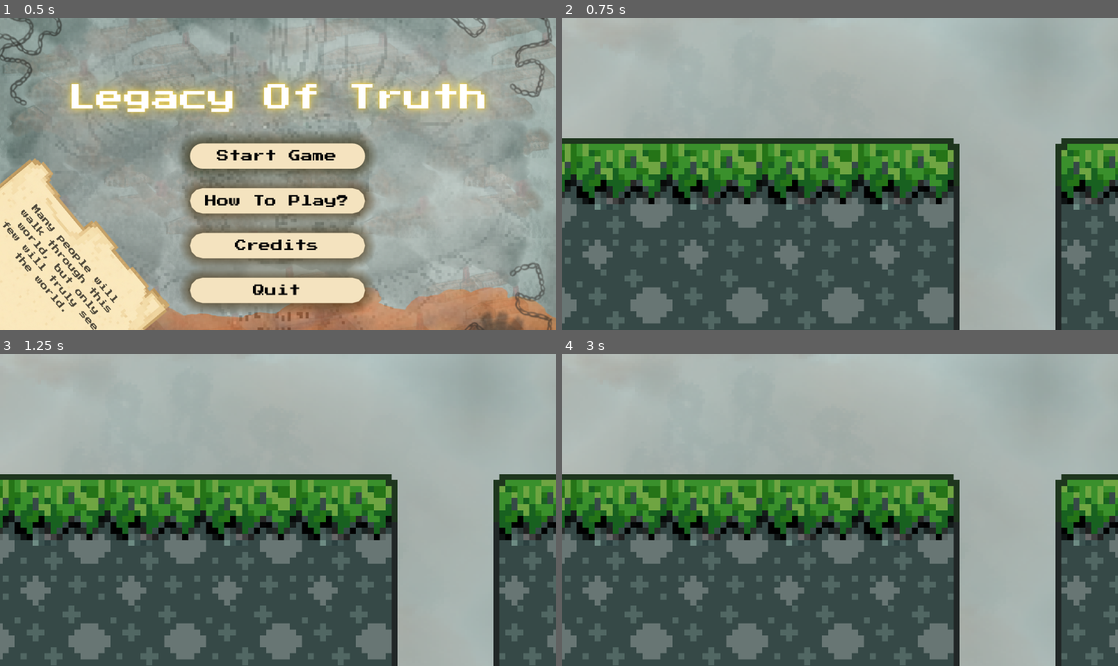
Above: before the commit, frames 1-4 (two rows, left to right).
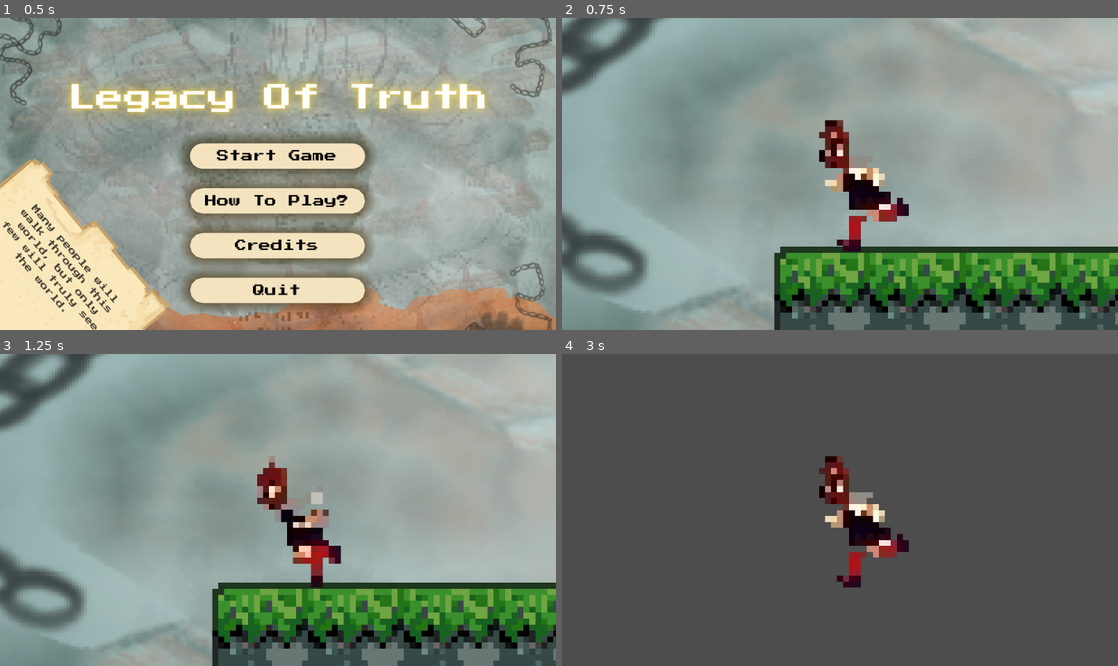
Above: after the commit, the same moments.

Repository: Anya-Gupta2025/legacy_of_truth_game
Game: Godot game, scene res://main_menu/main_menu.tscn
The game is run twice, just before and just after one commit, with the same random seed, the same clock (stepped at 60 frames per second) and the same inputs.
Inputs:
- Up to frame 1 (0.5 s): no input
- Up to frame 2 (0.75 s): click "Start Game" at 0.5 s
- Up to frame 3 (1.25 s): no input
- Up to frame 4 (3 s): tap Enter (ui_accept) at 1.25, 1.52, 2.27 s; hold Right (ui_right) 1.28-2.78 s; hold Left (ui_left) from 2.78 s (still down)

Frame 1 is identical in both runs. In frame 2, 72% of the frame differs, in the area x 0-100%, y 0-100%; in frame 3, 72%; in frame 4, 75%.

Commit message:
Added player + attach camera

Diff:
--- a/legacy-of-truth/scene/player.tscn
+++ b/legacy-of-truth/scene/player.tscn
@@ -85,5 +85,6 @@
 autoplay = "idle_right"
 
 [node name="CollisionShape2D" type="CollisionShape2D" parent="." unique_id=1740917695]
-position = Vector2(0, -10)
+position = Vector2(0, -10.000001)
+scale = Vector2(1, 1.8399997)
 shape = SubResource("CircleShape2D_3owqy")
--- a/legacy-of-truth/the_tomb_level_one/level_one_the_tomb.tscn
+++ b/legacy-of-truth/the_tomb_level_one/level_one_the_tomb.tscn
@@ -2,6 +2,7 @@
 
 [ext_resource type="Texture2D" uid="uid://cgqhkswfg3pvh" path="res://the_tomb_level_one/the_tomb_bg.png" id="1_mt2kb"]
 [ext_resource type="Texture2D" uid="uid://ykoa4qppmu0k" path="res://the_tomb_level_one/the_tomb_tilemap (1).png" id="2_851cf"]
+[ext_resource type="PackedScene" uid="uid://cicx6muggugcy" path="res://scene/player.tscn" id="3_wk5gg"]
 
 [sub_resource type="StyleBoxTexture" id="StyleBoxTexture_yb5dr"]
 texture = ExtResource("1_mt2kb")
@@ -71,10 +72,13 @@
 offset_bottom = 648.0
 theme_override_styles/panel = SubResource("StyleBoxTexture_yb5dr")
 
-[node name="Camera2D" type="Camera2D" parent="." unique_id=1621228886]
-position = Vector2(188, 198)
-zoom = Vector2(4, 4)
-
 [node name="TileMapLayer" type="TileMapLayer" parent="." unique_id=1336889470]
 tile_map_data = PackedByteArray("AAAFAAwAAAAAAAAAAAAGAAwAAAABAAAAAAAHAAwAAAABAAAAAAAIAAwAAAABAAAAAAAJAAwAAAABAAAAAAAKAA …(496 unchanged characters)…
 tile_set = SubResource("TileSet_yb5dr")
+
+[node name="Player" parent="." unique_id=26407888 instance=ExtResource("3_wk5gg")]
+position = Vector2(95, 187)
+
+[node name="Camera2D" type="Camera2D" parent="Player" unique_id=1621228886]
+position = Vector2(-4, -13)
+zoom = Vector2(4, 4)
